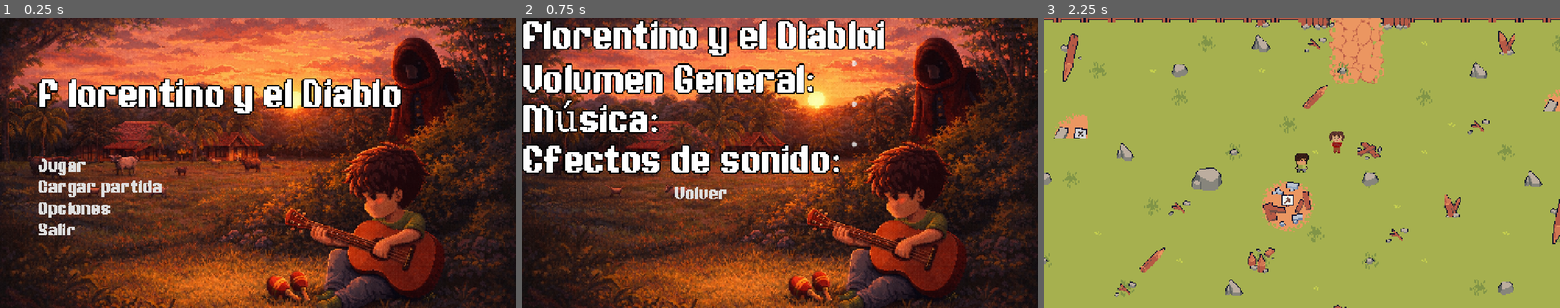
Above: before the commit, frames 1-3 (left to right).
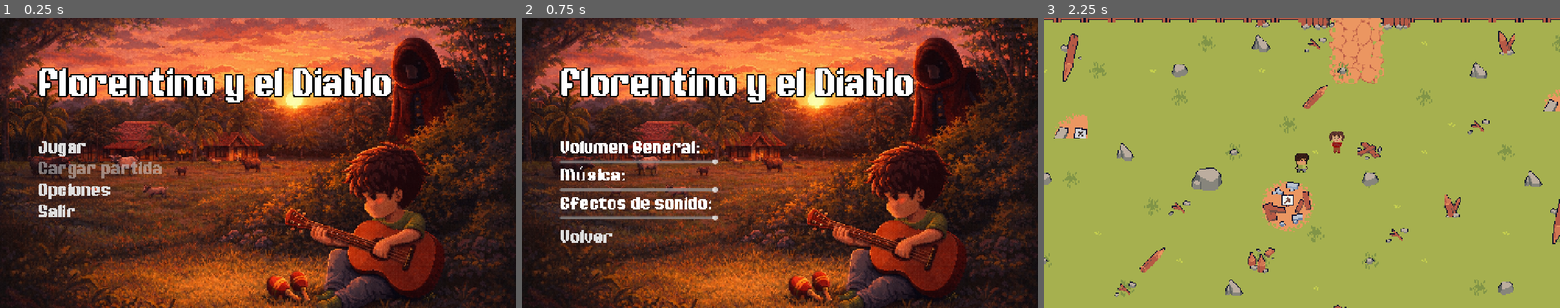
Above: after the commit, the same moments.

Repository: ZekaDevv/Florentino-y-el-Diablo
Game: Godot game, scene res://GUI/Menu/main_menu.tscn
Two runs of this game, one before a commit and one after it. Both use one fixed random seed, a clock stepped at 60 frames per second and the inputs below.
Inputs:
- Up to frame 1 (0.25 s): no input
- Up to frame 2 (0.75 s): click "Opciones" at 0.5 s
- Up to frame 3 (2.25 s): click "Volver" at 1.25 s; click "Jugar" at 2 s

The runs differ from the first frame. In frame 1, 8.3% of the frame differs, in the area x 7-78%, y 17-75%; in frame 2, 19%, in the area x 0-76%, y 0-78%; in frame 3, nothing differs.

Commit message:
Fase 2/2 del Menu: !Pendiente la logica del audio

Diff:
--- a/GUI/Menu/main_menu.gd
+++ b/GUI/Menu/main_menu.gd
@@ -1,20 +1,20 @@
 extends Control
 
-@onready var slider_master: HSlider = $OptionsMenu/VBoxContainer/GridContainer/SliderMaster
-@onready var slider_music: HSlider = $OptionsMenu/VBoxContainer/GridContainer/SliderMusic
-@onready var slider_sfx: HSlider = $OptionsMenu/VBoxContainer/GridContainer/SliderSFX
+@onready var slider_master: HSlider = $MarginContainer/HBoxContainer/LeftColumn/OptionsMenu/VBoxContainer/GridContainer/SliderMaster
+@onready var slider_music: HSlider = $MarginContainer/HBoxContainer/LeftColumn/OptionsMenu/VBoxContainer/GridContainer/SliderMusic
+@onready var slider_sfx: HSlider = $MarginContainer/HBoxContainer/LeftColumn/OptionsMenu/VBoxContainer/GridContainer/SliderSFX
 
-@onready var options_menu: Control = $OptionsMenu
-@onready var main_container: Container = $MarginContainer
+@onready var buttons_container: VBoxContainer = $MarginContainer/HBoxContainer/LeftColumn/ButtonsContainer
+@onready var options_container: VBoxContainer = $MarginContainer/HBoxContainer/LeftColumn/OptionsContainer
 
 
 func _ready():
-	options_menu.visible = false
-	main_container.visible = true
+	options_container.visible = false
+	buttons_container.visible = true
 
-	slider_master.value = db_to_linear(AudioServer.get_bus_volume_db(0))
-	slider_music.value = db_to_linear(AudioServer.get_bus_volume_db(AudioServer.get_bus_index("Music")))
-	slider_sfx.value = db_to_linear(AudioServer.get_bus_volume_db(AudioServer.get_bus_index("SFX")))
+	#slider_master.value = db_to_linear(AudioServer.get_bus_volume_db(0))
+	#slider_music.value = db_to_linear(AudioServer.get_bus_volume_db(AudioServer.get_bus_index("Music")))
+	#slider_sfx.value = db_to_linear(AudioServer.get_bus_volume_db(AudioServer.get_bus_index("SFX")))
 
 
 
@@ -24,19 +24,17 @@
 
 
 func _on_btn_options_pressed() -> void:
-	options_menu.visible = true
-	main_container.visible = false
+	options_container.visible = true
+	buttons_container.visible = false
 
 
 func _on_btn_exit_pressed() -> void:
 	GameManager.quit_game()
 
 
-
-
 func _on_btn_back_pressed() -> void:
-	options_menu.visible = false
-	main_container.visible = true
+	buttons_container.visible = true
+	options_container.visible = false
 
 
 func _change_volume(bus_name: String, value: float) -> void:
--- a/GUI/Menu/main_menu.tscn
+++ b/GUI/Menu/main_menu.tscn
@@ -1,8 +1,11 @@
-[gd_scene load_steps=4 format=3 uid="uid://61jqfci44sm3"]
+[gd_scene load_steps=5 format=3 uid="uid://61jqfci44sm3"]
 
 [ext_resource type="Theme" uid="uid://cok1dhwxjtee" path="res://resources/tilesets/main_menu.tres" id="1_52beq"]
 [ext_resource type="Script" uid="uid://b116glcgfwkg6" path="res://GUI/Menu/main_menu.gd" id="1_i0vvg"]
 [ext_resource type="Texture2D" uid="uid://xpowyiu8t826" path="res://assets/menu/ChatGPT Image Feb 1, 2026, 01_50_52 AM.png" id="3_52beq"]
+
+[sub_resource type="LabelSettings" id="LabelSettings_52beq"]
+font_size = 48
 
 [node name="MainMenu" type="Control"]
 clip_contents = true
@@ -36,8 +39,7 @@
 grow_horizontal = 2
 grow_vertical = 2
 theme_override_constants/margin_left = 100
-theme_override_constants/margin_top = 80
-theme_override_constants/margin_bottom = 80
+theme_override_constants/margin_top = 50
 
 [node name="HBoxContainer" type="HBoxContainer" parent="MarginContainer"]
 layout_mode = 2
@@ -45,17 +47,16 @@
 [node name="LeftColumn" type="VBoxContainer" parent="MarginContainer/HBoxContainer"]
 layout_mode = 2
 size_flags_horizontal = 3
-size_flags_stretch_ratio = 0.4
-alignment = 1
 
 [node name="title" type="Label" parent="MarginContainer/HBoxContainer/LeftColumn"]
 layout_mode = 2
-text = "F lorentino y el Diablo"
+size_flags_horizontal = 0
+text = "Florentino y el Diablo"
 
 [node name="Spacer" type="Control" parent="MarginContainer/HBoxContainer/LeftColumn"]
+custom_minimum_size = Vector2(0, 85)
 layout_mode = 2
-size_flags_horizontal = 3
-size_flags_vertical = 3
+size_flags_vertical = 0
 
 [node name="ButtonsContainer" type="VBoxContainer" parent="MarginContainer/HBoxContainer/LeftColumn"]
 layout_mode = 2
@@ -70,6 +71,7 @@
 
 [node name="BtnLoad" type="Button" parent="MarginContainer/HBoxContainer/LeftColumn/ButtonsContainer"]
 layout_mode = 2
+disabled = true
 text = "Cargar partida"
 alignment = 0
 
@@ -85,71 +87,64 @@
 text = "Salir"
 alignment = 0
 
+[node name="OptionsContainer" type="VBoxContainer" parent="MarginContainer/HBoxContainer/LeftColumn"]
+visible = false
+layout_mode = 2
+theme_override_constants/separation = 20
+
+[node name="GridContainer" type="GridContainer" parent="MarginContainer/HBoxContainer/LeftColumn/OptionsContainer"]
+layout_mode = 2
+
+[node name="LabelMaster" type="Label" parent="MarginContainer/HBoxContainer/LeftColumn/OptionsContainer/GridContainer"]
+layout_mode = 2
+size_flags_horizontal = 0
+text = "Volumen General: "
+label_settings = SubResource("LabelSettings_52beq")
+
+[node name="SliderMaster" type="HSlider" parent="MarginContainer/HBoxContainer/LeftColumn/OptionsContainer/GridContainer"]
+layout_mode = 2
+max_value = 1.0
+step = 0.05
+value = 1.0
+
+[node name="LabelMusic" type="Label" parent="MarginContainer/HBoxContainer/LeftColumn/OptionsContainer/GridContainer"]
+layout_mode = 2
+size_flags_horizontal = 0
+text = "Música: "
+label_settings = SubResource("LabelSettings_52beq")
+
+[node name="SliderMusic" type="HSlider" parent="MarginContainer/HBoxContainer/LeftColumn/OptionsContainer/GridContainer"]
+layout_mode = 2
+max_value = 1.0
+step = 0.05
+value = 1.0
+
+[node name="LabelSFX" type="Label" parent="MarginContainer/HBoxContainer/LeftColumn/OptionsContainer/GridContainer"]
+layout_mode = 2
+size_flags_horizontal = 0
+text = "Efectos de sonido: "
+label_settings = SubResource("LabelSettings_52beq")
+
+[node name="SliderSFX" type="HSlider" parent="MarginContainer/HBoxContainer/LeftColumn/OptionsContainer/GridContainer"]
+layout_mode = 2
+max_value = 1.0
+step = 0.05
+value = 1.0
+
+[node name="BtnBack" type="Button" parent="MarginContainer/HBoxContainer/LeftColumn/OptionsContainer"]
+layout_mode = 2
+text = "Volver "
+alignment = 0
+
+[node name="MarginContainer" type="MarginContainer" parent="MarginContainer/HBoxContainer/LeftColumn"]
+layout_mode = 2
+
 [node name="RightColumn" type="Control" parent="MarginContainer/HBoxContainer"]
 layout_mode = 2
 size_flags_horizontal = 3
 size_flags_stretch_ratio = 0.6
 
-[node name="OptionsMenu" type="Panel" parent="."]
-visible = false
-layout_mode = 0
-offset_right = 40.0
-offset_bottom = 40.0
-
-[node name="VBoxContainer" type="VBoxContainer" parent="OptionsMenu"]
-layout_mode = 0
-offset_right = 40.0
-offset_bottom = 40.0
-
-[node name="title" type="Label" parent="OptionsMenu/VBoxContainer"]
-layout_mode = 2
-text = "Florentino y el DIabloi"
-
-[node name="HSeparator" type="HSeparator" parent="OptionsMenu/VBoxContainer"]
-layout_mode = 2
-
-[node name="GridContainer" type="GridContainer" parent="OptionsMenu/VBoxContainer"]
-layout_mode = 2
-columns = 2
-
-[node name="LabelMaster" type="Label" parent="OptionsMenu/VBoxContainer/GridContainer"]
-layout_mode = 2
-text = "Volumen General: "
-
-[node name="SliderMaster" type="HSlider" parent="OptionsMenu/VBoxContainer/GridContainer"]
-layout_mode = 2
-max_value = 1.0
-step = 0.05
-value = 1.0
-
-[node name="LabelMusic" type="Label" parent="OptionsMenu/VBoxContainer/GridContainer"]
-layout_mode = 2
-text = "Música: "
-
-[node name="SliderMusic" type="HSlider" parent="OptionsMenu/VBoxContainer/GridContainer"]
-layout_mode = 2
-max_value = 1.0
-step = 0.05
-value = 1.0
-
-[node name="LabelSFX" type="Label" parent="OptionsMenu/VBoxContainer/GridContainer"]
-layout_mode = 2
-text = "Efectos de sonido: "
-
-[node name="SliderSFX" type="HSlider" parent="OptionsMenu/VBoxContainer/GridContainer"]
-layout_mode = 2
-max_value = 1.0
-step = 0.05
-value = 1.0
-
-[node name="HSeparator2" type="HSeparator" parent="OptionsMenu/VBoxContainer"]
-layout_mode = 2
-
-[node name="BtnBack" type="Button" parent="OptionsMenu/VBoxContainer"]
-layout_mode = 2
-text = "Volver "
-
 [connection signal="pressed" from="MarginContainer/HBoxContainer/LeftColumn/ButtonsContainer/BtnPlay" to="." method="_on_btn_play_pressed"]
 [connection signal="pressed" from="MarginContainer/HBoxContainer/LeftColumn/ButtonsContainer/BtnOptions" to="." method="_on_btn_options_pressed"]
 [connection signal="pressed" from="MarginContainer/HBoxContainer/LeftColumn/ButtonsContainer/BtnExit" to="." method="_on_btn_exit_pressed"]
-[connection signal="pressed" from="OptionsMenu/VBoxContainer/BtnBack" to="." method="_on_btn_back_pressed"]
+[connection signal="pressed" from="MarginContainer/HBoxContainer/LeftColumn/OptionsContainer/BtnBack" to="." method="_on_btn_back_pressed"]
--- a/resources/tilesets/main_menu.tres
+++ b/resources/tilesets/main_menu.tres
@@ -2,17 +2,7 @@
 
 [ext_resource type="FontFile" uid="uid://c868752yqguia" path="res://assets/fonts/Game Paused DEMO.otf" id="1_vjd06"]
 
-[sub_resource type="StyleBoxFlat" id="StyleBoxFlat_bfin4"]
-content_margin_left = 4.0
-content_margin_top = 4.0
-content_margin_right = 4.0
-content_margin_bottom = 4.0
-bg_color = Color(0.1, 0.1, 0.1, 0.3)
-corner_radius_top_left = 3
-corner_radius_top_right = 3
-corner_radius_bottom_right = 3
-corner_radius_bottom_left = 3
-corner_detail = 5
+[sub_resource type="StyleBoxEmpty" id="StyleBoxEmpty_c1p4s"]
 
 [sub_resource type="StyleBoxEmpty" id="StyleBoxEmpty_i62eu"]
 
@@ -64,7 +54,7 @@
 Button/constants/icon_max_width = 0
 Button/constants/outline_size = 0
 Button/font_sizes/font_size = 48
-Button/styles/disabled = SubResource("StyleBoxFlat_bfin4")
+Button/styles/disabled = SubResource("StyleBoxEmpty_c1p4s")
 Button/styles/focus = SubResource("StyleBoxEmpty_i62eu")
 Button/styles/hover = SubResource("StyleBoxEmpty_52beq")
 Button/styles/normal = SubResource("StyleBoxEmpty_1innk")
